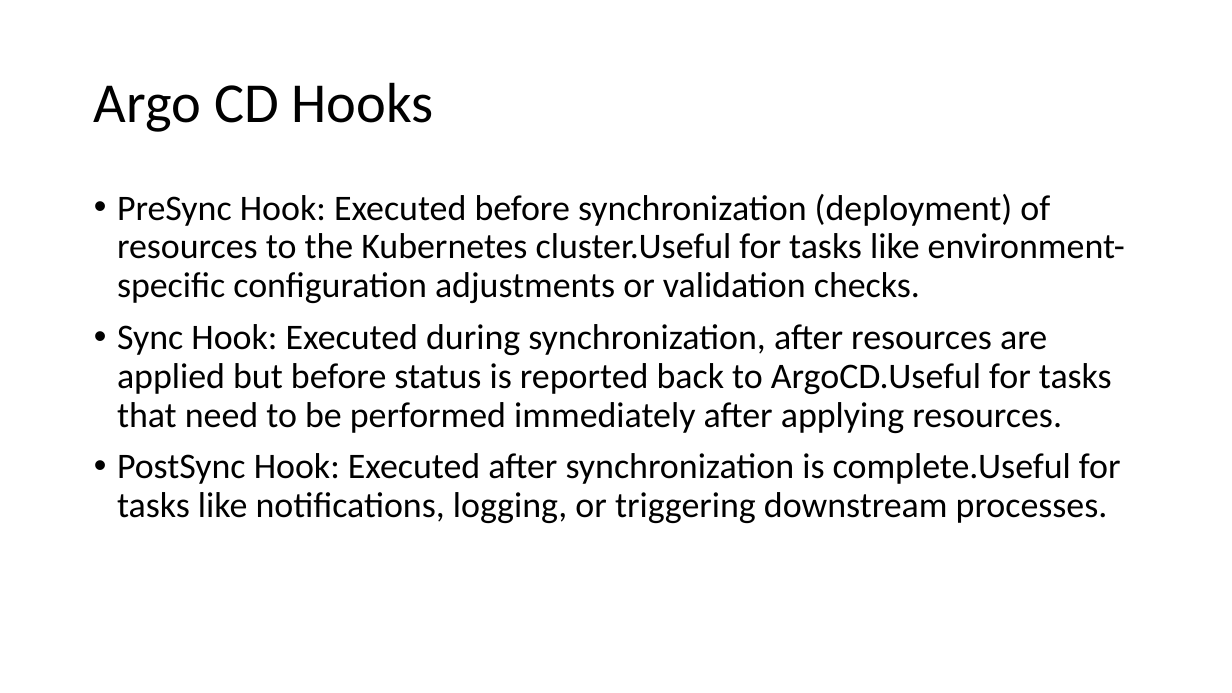
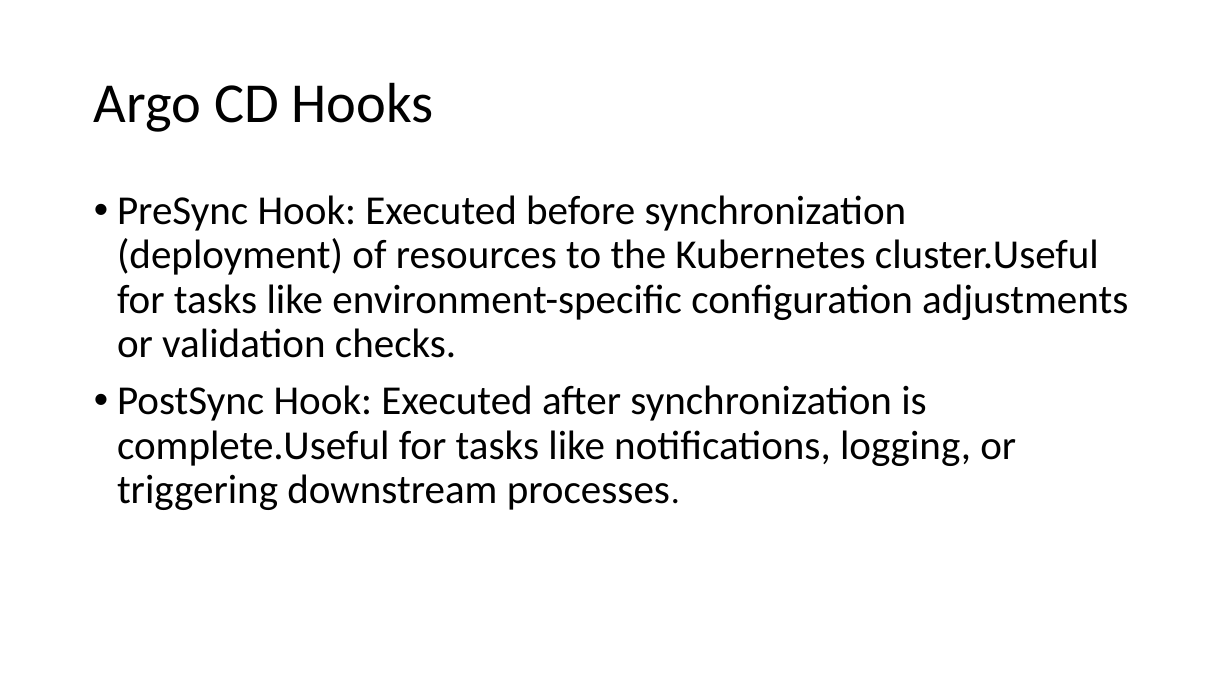
Before and after one commit to amitopenwriteup/argodocs, a slide deck: slide 5 of Hooks.pptx. Drawn at 1232x693 pixels with LibreOffice and Linux fonts; fonts in the diff are those of the drawing. Boxes give left, top, right and bottom in pixels: in the first picture for what was removed or moved away, otherwise in the second. Text is boxed around its words. In the diff, an @@ line names an element or a change of style, - is before the commit and + after.

```diff
--- a/Hooks.pptx
+++ b/Hooks.pptx
@@ text "PreSync Hook: Executed before synchronization ..." at <box>117,195,1128,510</box>: size 28 to 32 pt @@
@@ text at <box>117,324,1112,433</box>: paragraph removed @@
-• Sync Hook: Executed during synchronization, after resources are applied but before status is reported back to ArgoCD.Useful for tasks that need to be performed immediately after applying resources.
```
Also in this commit, not shown: 1 slide removed, 1 other file.
